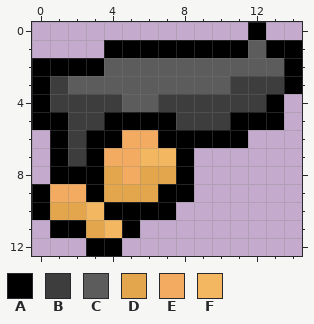
Pixel-art sprite -- Img/Enemies/Szczurek/Sczurek_gun.png. The picture above is the old version.
The file is 15x13 pixels. Colours within 5 levels of each other are drawn and written as one.
Palette (. is transparent): A #000000  B #3d3d3d  C #5c5c5c  D #e3a64c  E #f2ab60  F #f2b760
Pixels before, first column x 0:
 0 ............A..
 1 ....AAAAAAAACAA
 2 AAAACCCCCCCCCCA
 3 ABCCCCCCCCCBBBA
 4 ABBBBCCBBBBBBA.
 5 AABBAAAABBBAAA.
 6 .ABAAEEAAAAA...
 7 .ABAEEFFA......
 8 .AAADEDDA......
 9 AEEADDDAA......
10 ADDFAAAA.......
11 .AADFA.........
12 ...AA..........
The same view after the edit:
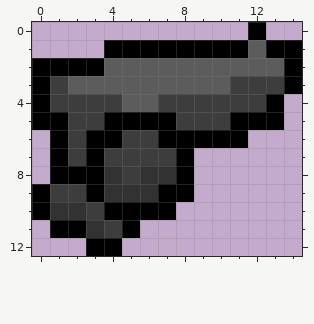
Edits made:
colour D: #e3a64c -> #323232
Changed rows in their new state; - is a pixel that keeps its letter.
first column x 1:
 6 ----BB-
 7 ---BBBB
 8 ----B--
 9 BB-----
10 --B----
11 ---B---
Changed places in both pictures, as pixel boxes (x1, y1, x2, y2):
changed: (50, 130, 176, 238)
